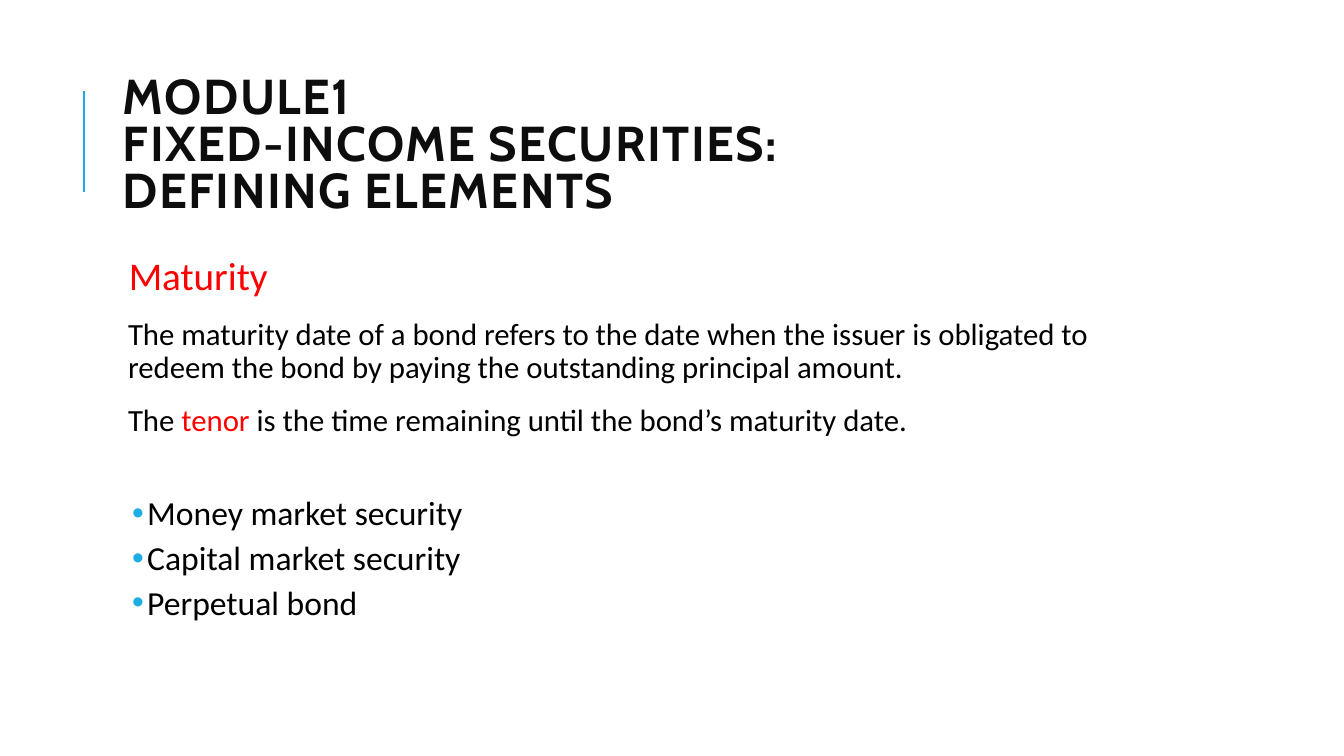
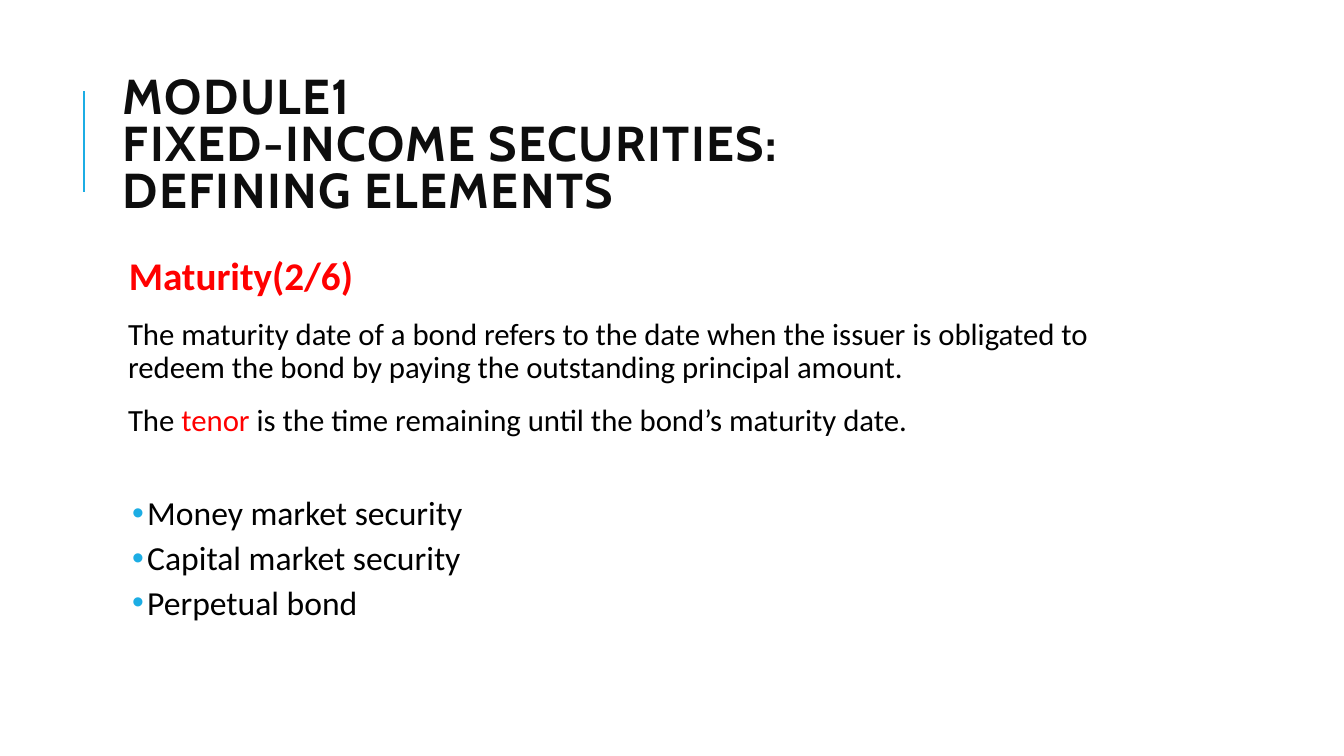
Before and after one commit to Isco0530/data, a slide deck: slide 5 of Fixed Income.pptx. Drawn at 1344x756 pixels with LibreOffice and Linux fonts; fonts in the diff are those of the drawing; background and template pictures are left out. Boxes give left, top, right and bottom in pixels: in the first picture for what was removed or moved away, otherwise in the second. Text is boxed around its words. In the diff, an @@ line names an element or a change of style, - is before the commit and + after.

```diff
--- a/Fixed Income.pptx
+++ b/Fixed Income.pptx
@@ text at (129, 261, 353, 296): text changed; bold on @@
-  Maturity
+  Maturity(2/6)
```
Also in this commit, not shown: 17 other slides changed, 8 slides added.
